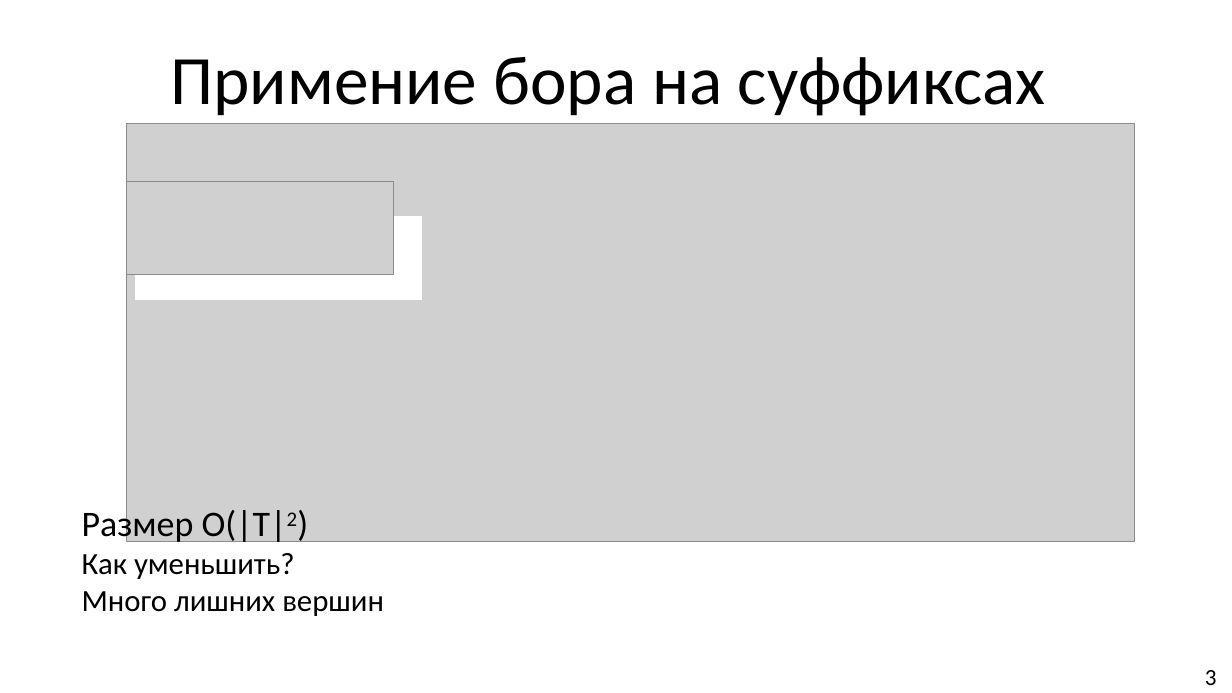
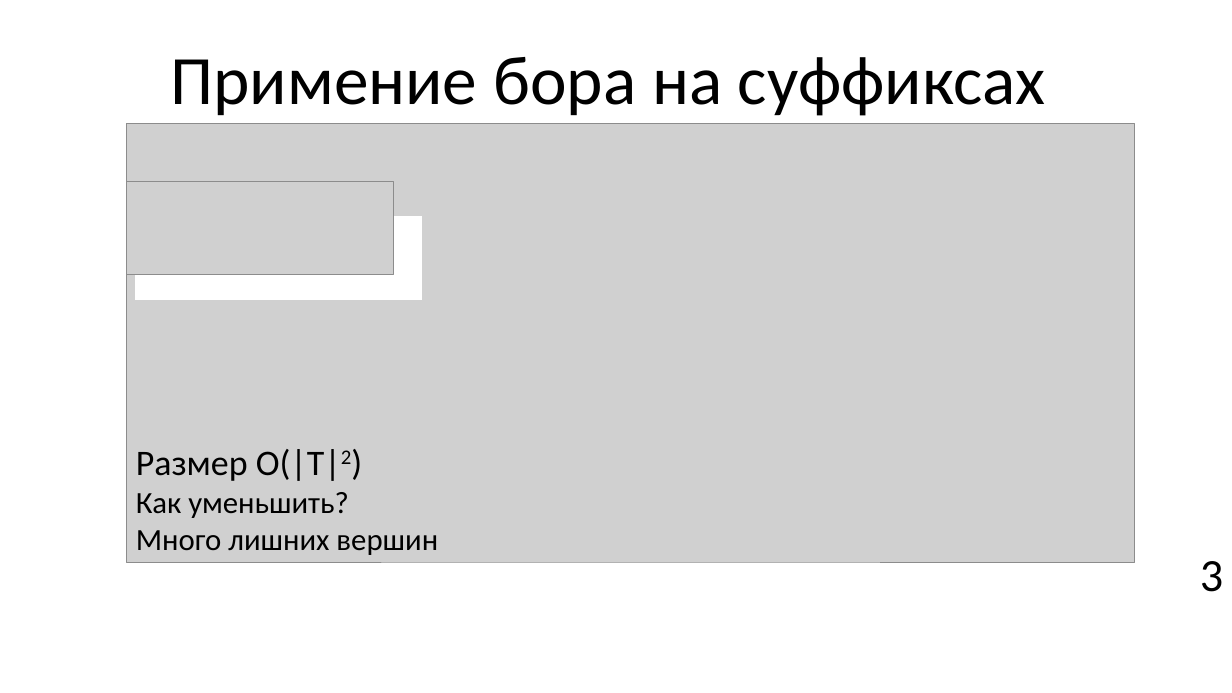
Before and after one commit to Pompon-Den/Suff-Tree-Algorithm-Ykkonen, a slide deck: slide 4 of Algorithm Ykkonena.pptx. Drawn at 1232x693 pixels with LibreOffice and Linux fonts; fonts in the diff are those of the drawing; grey boxes stand for pictures; background and template pictures are left out. Boxes give left, top, right and bottom in pixels: in the first picture for what was removed or moved away, otherwise in the second. Text is boxed around its words. In the diff, an @@ line names an element or a change of style, - is before the commit and + after.

```diff
--- a/Algorithm Ykkonena.pptx
+++ b/Algorithm Ykkonena.pptx
@@ picture: place and size @@
-picture at [127, 124, 1135, 543]
+picture at [127, 124, 1135, 562]
@@ text "Размер О(|Т|2)": place and size @@
-text "Размер О(|Т|2)" at [82, 507, 384, 616]
+text "Размер О(|Т|2)" at [136, 449, 438, 555]
@@ text "3": place and size @@
-text "3" at [1205, 670, 1217, 685]
+text "3" at [1200, 561, 1223, 592]
@@ text "3" at [1200, 561, 1223, 592]: size 18 to 36 pt; more space between paragraphs @@
```
Also in this commit, not shown: 13 other slides changed, 1 slide added, 9 slides removed, 5 other files.
